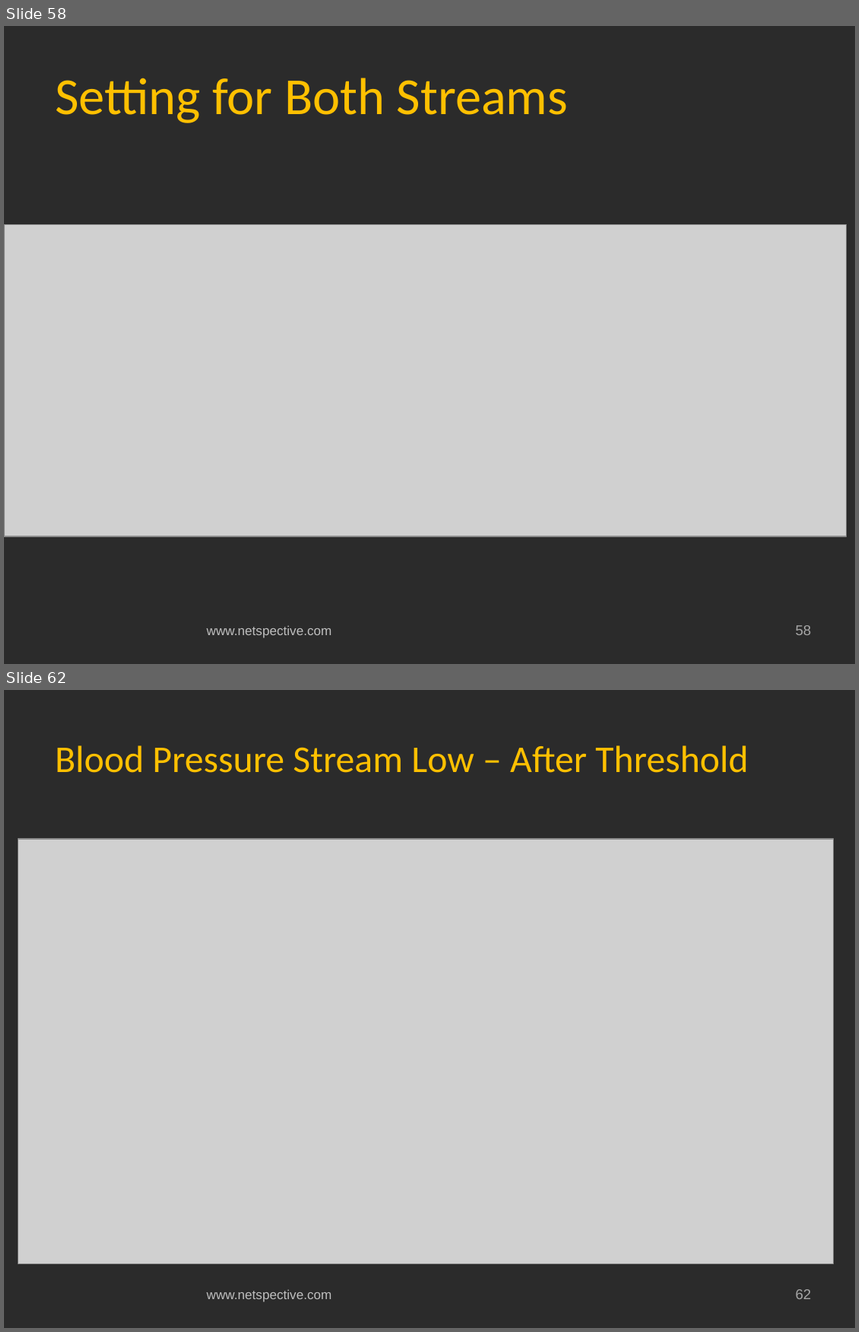
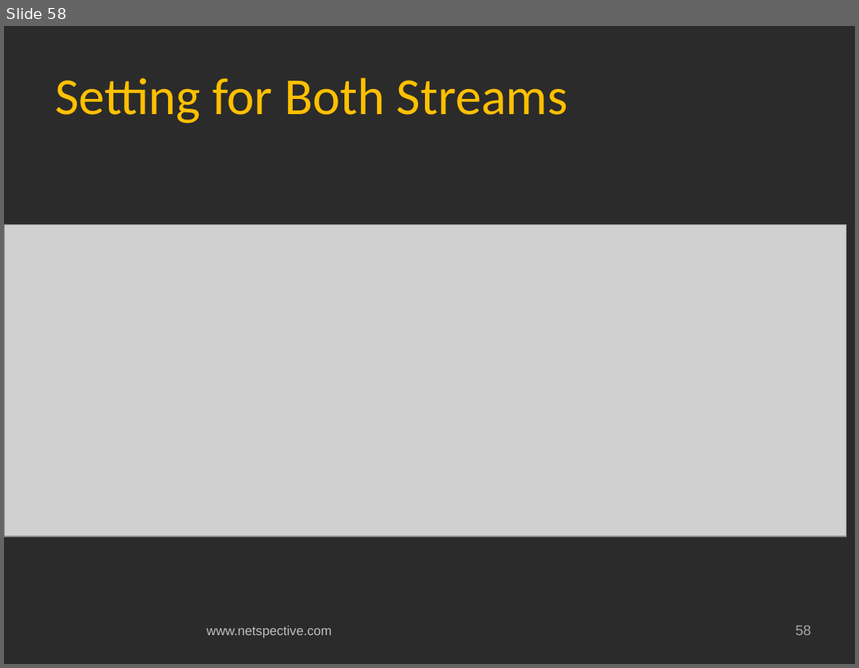
Before and after one commit to netspective/fluent, a slide deck: support/documents/Covidien Gateway Prototype Project Status and Plan.pptx. Shown one above the other, each under a label of ours: slides 58 and 62 before the commit, slide 58 after it; the slides between them are not shown. The pictures are 859x1332 and 859x668 pixels, drawn with LibreOffice and Linux fonts; fonts in the diff are those of the drawing; grey boxes stand for pictures; background and template pictures are left out; a plain dark background stands for a picture behind light text. Boxes give left, top, right and bottom in pixels: in the first picture for what was removed or moved away, otherwise in the second. Text is boxed around its words. In the diff, an @@ line names an element or a change of style, - is before the commit and + after.

```diff
--- a/support/documents/Covidien Gateway Prototype Project Status and Plan.pptx
+++ b/support/documents/Covidien Gateway Prototype Project Status and Plan.pptx
@@ slide 62 removed at (x1=4, y1=690, x2=855, y2=1328), background picture (left out); not listed: 2 template elements that a slide beside it also shows @@
@@ title removed at (x1=55, y1=745, x2=748, y2=773) @@
-Blood Pressure Stream Low – After Threshold
@@ picture removed at (x1=18, y1=839, x2=834, y2=1265) @@
```
Also in this commit, not shown: 7 slides changed, 5 slides added, 2 other slides removed.
